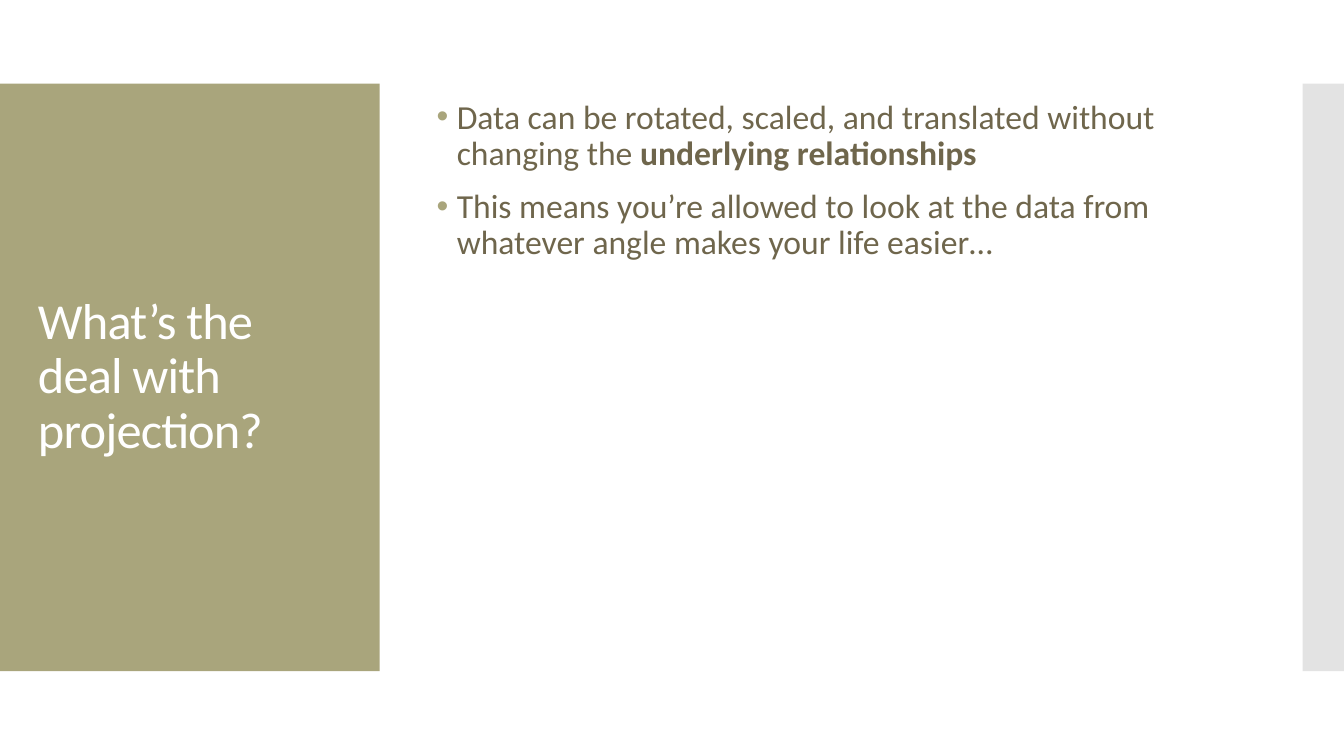
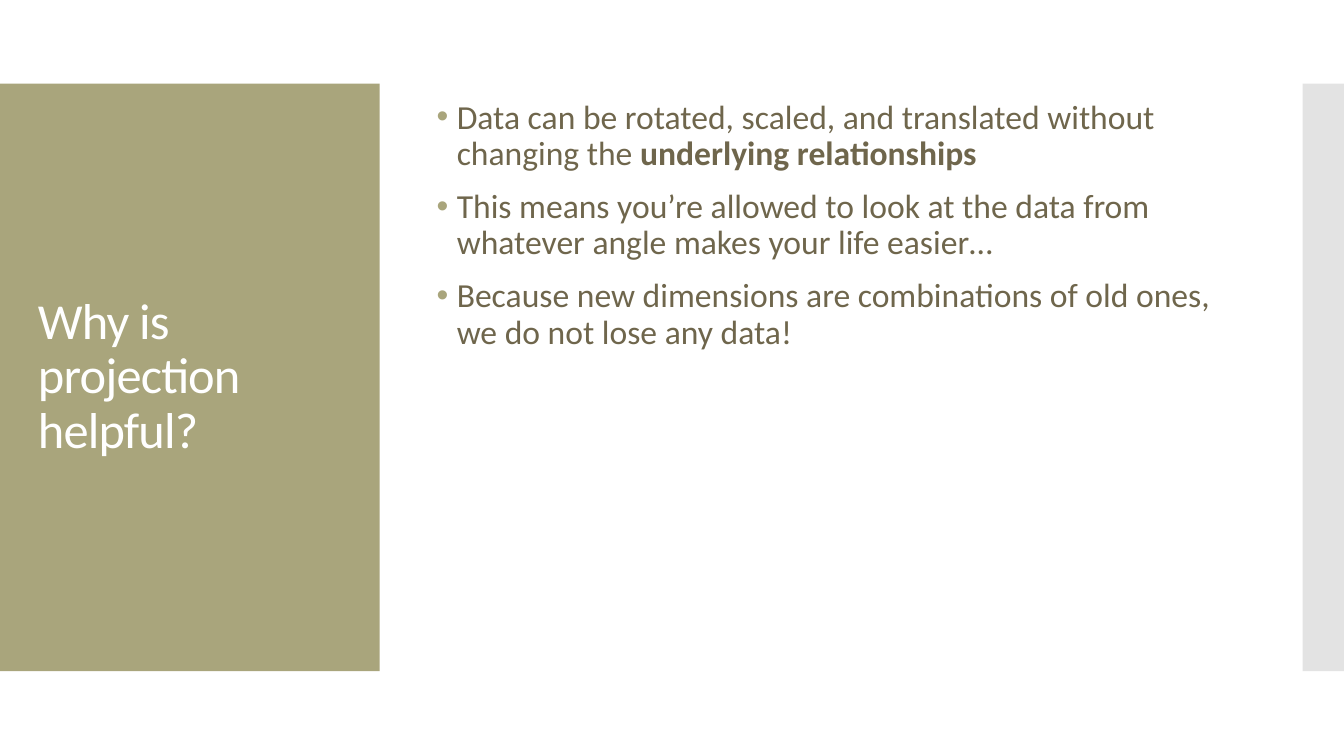
Before and after one commit to amosca01/SDS-CS235, a slide deck: slide 19 of slides/13-big-data.pptx (slide 17 before the commit). Drawn at 1344x756 pixels with LibreOffice and Linux fonts; fonts in the diff are those of the drawing. Boxes give left, top, right and bottom in pixels: in the first picture for what was removed or moved away, otherwise in the second. Text is boxed around its words. In the diff, an @@ line names an element or a change of style, - is before the commit and + after.

```diff
--- a/slides/13-big-data.pptx
+++ b/slides/13-big-data.pptx
@@ text at [457, 283, 1210, 350]: paragraph added @@
+• Because new dimensions are combinations of old ones, we do not lose any data!
@@ title at [38, 304, 240, 456]: text changed @@
-What’s the deal with projection?
+Why is projection helpful?
```
Also in this commit, not shown: 12 other slides changed, 17 slides added, 15 slides removed, 5 other files.
